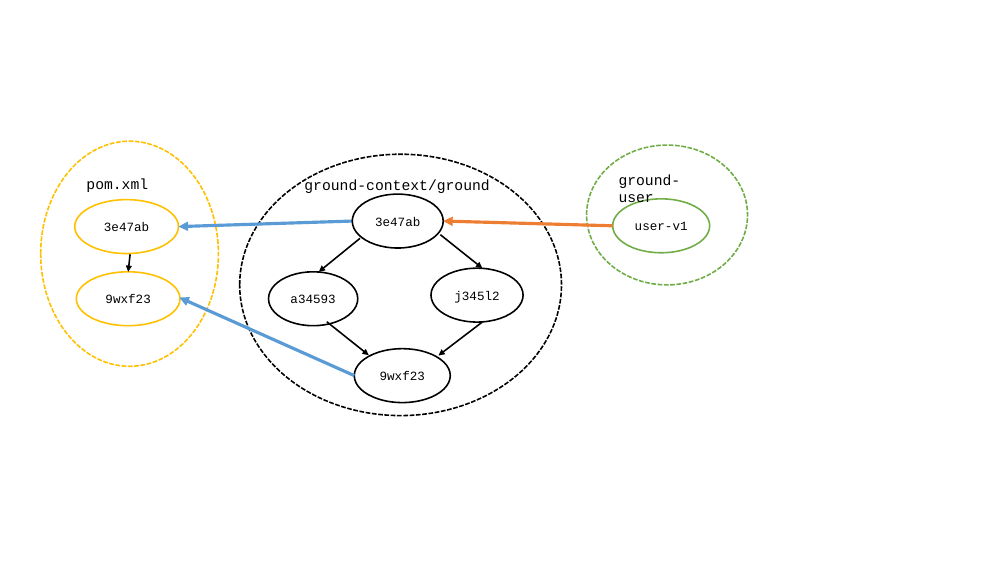
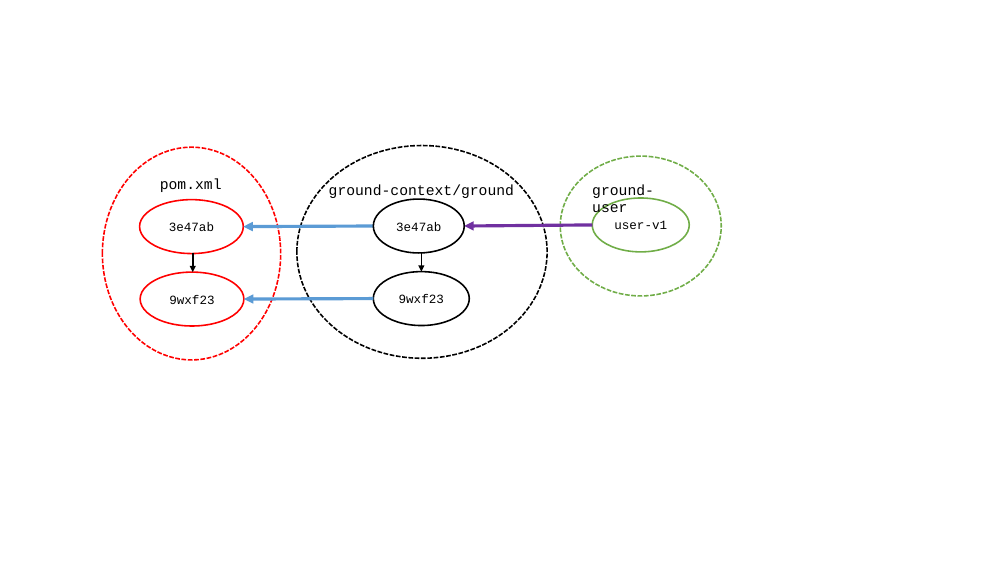
Before and after one commit to jegonzal/ground-cidr17, a slide deck: slide 1 of grit image.pptx. Drawn at 1008x567 pixels with LibreOffice and Linux fonts; fonts in the diff are those of the drawing. Boxes give left, top, right and bottom in pixels: in the first picture for what was removed or moved away, otherwise in the second. Text is boxed around its words. In the diff, an @@ line names an element or a change of style, - is before the commit and + after.

```diff
--- a/grit image.pptx
+++ b/grit image.pptx
@@ ellipse resized from (x1=41, y1=141, x2=219, y2=367) to (x1=102, y1=147, x2=281, y2=360) @@
@@ ellipse at (x1=102, y1=147, x2=281, y2=360): outline #FFC000 1.5 pt dashed to #FF0000 1.5 pt dashed @@
@@ ellipse resized from (x1=240, y1=154, x2=562, y2=416) to (x1=297, y1=145, x2=547, y2=358) @@
@@ text "pom.xml" moved from (x1=86, y1=178, x2=148, y2=192) to (x1=160, y1=178, x2=222, y2=192) @@
@@ text "ground-context/ground" moved from (x1=304, y1=180, x2=489, y2=196) to (x1=329, y1=185, x2=514, y2=201) @@
@@ ellipse moved from (x1=587, y1=145, x2=748, y2=285) to (x1=560, y1=156, x2=721, y2=296) @@
@@ text "ground-user" moved from (x1=619, y1=174, x2=681, y2=208) to (x1=592, y1=184, x2=654, y2=218) @@
@@ ellipse "3e47ab" at (x1=140, y1=200, x2=243, y2=253): outline #FFC000 1.5 pt to #FF0000 1.5 pt @@
@@ ellipse "3e47ab" moved from (x1=352, y1=194, x2=443, y2=248) to (x1=374, y1=199, x2=464, y2=253) @@
@@ ellipse "user-v1" moved from (x1=613, y1=199, x2=709, y2=253) to (x1=592, y1=198, x2=689, y2=252) @@
@@ arrow moved from (352, 221) - (178, 227) to (374, 226) - (243, 227) @@
@@ arrow removed from (360, 238) to (319, 272) @@
@@ arrow moved from (613, 226) - (443, 221) to (592, 225) - (464, 226) @@
@@ arrow (592, 225) - (464, 226): stroke #ED7D31 3 pt to #7030A0 3 pt @@
@@ 2 ellipses, 1 arrow moved together from (x1=75, y1=200, x2=180, y2=326) to (x1=140, y1=200, x2=243, y2=326) @@
@@ arrow moved from (440, 234) - (482, 268) to (421, 253) - (421, 271) @@
@@ ellipse removed at (x1=431, y1=268, x2=523, y2=322) @@
-j345l2
@@ ellipse "9wxf23" at (x1=140, y1=272, x2=243, y2=326): outline #FFC000 1.5 pt to #FF0000 1.5 pt @@
@@ arrow moved from (355, 376) - (179, 298) to (374, 299) - (244, 299) @@
@@ ellipse removed at (x1=268, y1=272, x2=358, y2=326) @@
-a34593
@@ ellipse "9wxf23" moved from (x1=355, y1=349, x2=451, y2=402) to (x1=374, y1=271, x2=470, y2=325) @@
@@ arrow removed from (327, 322) to (369, 355) @@
@@ arrow removed from (482, 322) to (439, 355) @@
```
Also in this commit, not shown: 2 other files.
